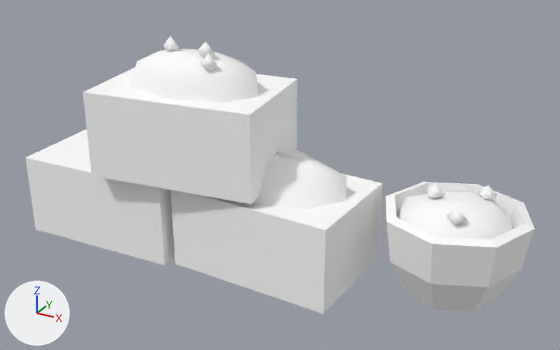
An edit to the glTF model games/yorimichi/assets/belmonte/meshes/SM_BM_BP_CrateStack.glb, drawn before and after from the same camera.
Before and after are seen from a 50 mm camera at (1.397, -1.955, 1.305) aimed at (0.29, 0.059, 0.298). The axes (+X, +Y, +Z) are drawn at lower left. The lights are the same throughout. The first picture is the older version. Vertices at exactly the same position are counted once.

The older version as bpy lines, for what is in view:
```python
me_sm_bp_cratestack = bpy.data.meshes.new('SM_BP_CrateStack')
me_sm_bp_cratestack.from_pydata(...)  # 210 vertices, 304 faces; spans x -0.59..1.08, y -0.24..0.38, z 0.0..0.73
# faces by material slot: [30, 274]
me_sm_bp_cratestack.materials.append(mat_bm_000_m_wood_016)
me_sm_bp_cratestack.materials.append(mat_bm_001_m_vcol_006)
ob_sm_bm_bp_cratestack = bpy.data.objects.new('SM_BM_BP_CrateStack', me_sm_bp_cratestack)
ob_sm_bm_bp_cratestack.location = (0.0, 0.0, 0.0)
```
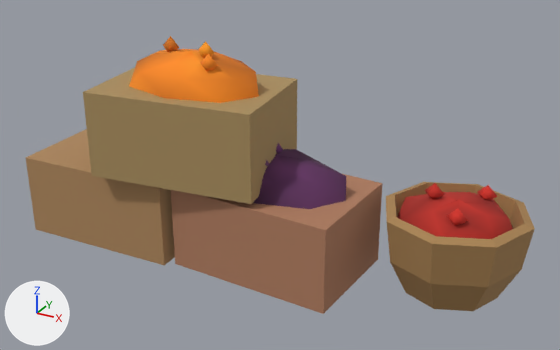
Boxes (x1, y1, x2, y2) around the edits, measured in the pictures (560 x 350 px):
part 1 of me_sm_bp_cratestack, recoloured (white to brown)
    both: (26, 68, 535, 314)
part 2 of me_sm_bp_cratestack, recoloured (white to dark purple)
    both: (253, 143, 346, 209)
part 3 of me_sm_bp_cratestack, recoloured (white to orange)
    both: (129, 36, 259, 103)
part 4 of me_sm_bp_cratestack, recoloured
    both: (165, 47, 513, 239)

Diff of the bpy script that builds the scene:
```diff
--- a/games/yorimichi/assets/belmonte/meshes/SM_BM_BP_CrateStack.glb.py
+++ b/games/yorimichi/assets/belmonte/meshes/SM_BM_BP_CrateStack.glb.py
@@ me_sm_bp_cratestack @@
 me_sm_bp_cratestack.from_pydata(...)  # 210 vertices, 304 faces; spans x -0.59..1.08, y -0.24..0.38, z 0.0..0.73
 # used by ob_sm_bm_bp_cratestack; location = (0.0, 0.0, 0.0)
+# me_sm_bp_cratestack part 1: 94 faces centred in x -0.58..1.05, y -0.22..0.35, z 0.04..0.58 are repainted in the vertex colours; the middle colour goes from white #ffffff to brown #a88252
+# me_sm_bp_cratestack part 2: 72 faces centred in x 0.09..0.51, y -0.1..0.15, z 0.3..0.41 are repainted in the vertex colours; the middle colour goes from white #ffffff to dark purple #5c2e5c
+# me_sm_bp_cratestack part 3: 68 faces centred in x -0.18..0.23, y -0.15..0.11, z 0.6..0.71 are repainted in the vertex colours; the middle colour goes from white #ffffff to orange #f9871a
+# me_sm_bp_cratestack part 4: 70 faces centred in x -0.07..1.01, y -0.02..0.32, z 0.22..0.68 are repainted in the vertex colours; the middle colour goes from white #ffffff to red #c22b20
 me_sm_bp_cratestack.materials.append(mat_bm_000_m_wood_016)
```
